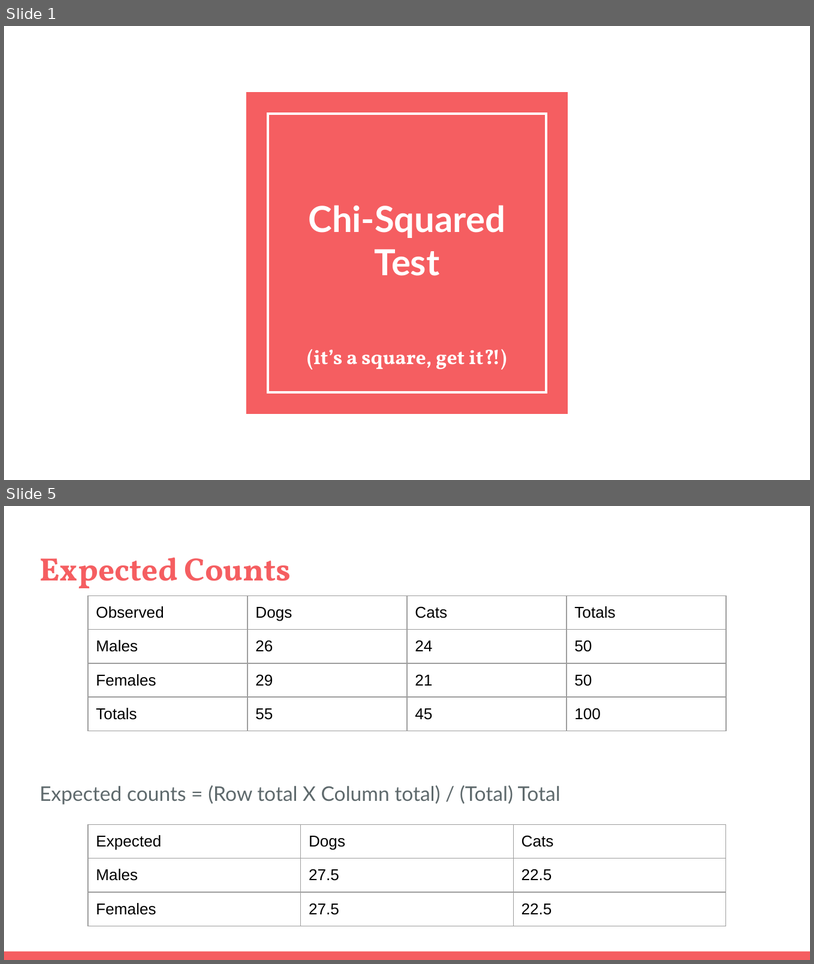
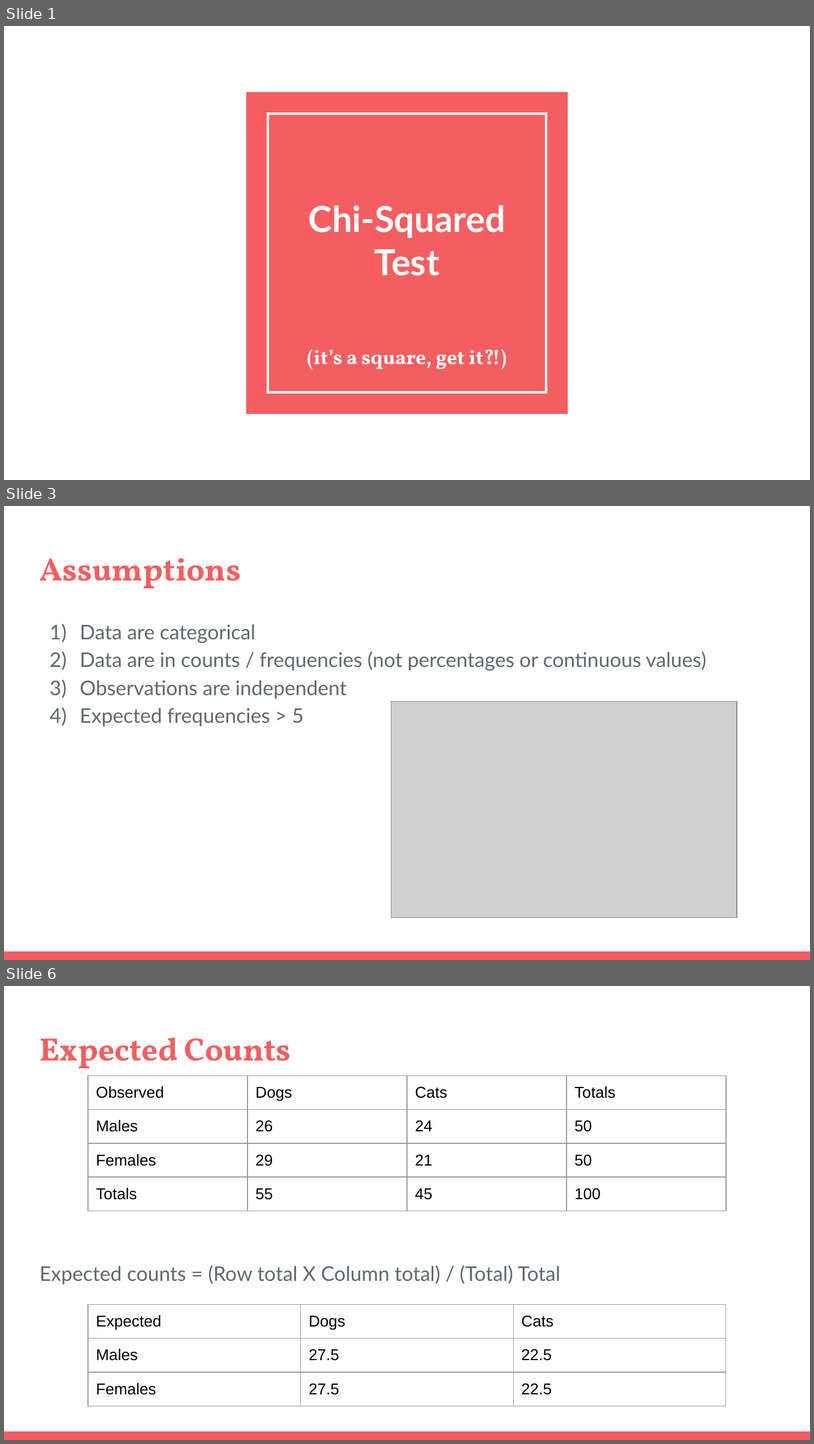
Before and after one commit to rjwrobel86/Python4Statistics, a slide deck: Stuff For Class/Slides/Chi-Squared Tests.pptx. Shown one above the other, each under a label of ours: slides 1 and 5 before the commit, slides 1, 3 and 6 after it; the slides between them are not shown. The pictures are 814x964 and 814x1444 pixels, drawn with LibreOffice and Linux fonts; fonts in the diff are those of the drawing; grey boxes stand for pictures. Boxes give left, top, right and bottom in pixels: in the first picture for what was removed or moved away, otherwise in the second. Text is boxed around its words. In the diff, an @@ line names an element or a change of style, - is before the commit and + after.

```diff
--- a/Stuff For Class/Slides/Chi-Squared Tests.pptx
+++ b/Stuff For Class/Slides/Chi-Squared Tests.pptx
@@ slide 3 added at bbox=[4, 506, 810, 960], background #FFFFFF; not listed: 1 template element that a slide beside it also shows @@
@@ title added at bbox=[39, 558, 241, 588], 28.8 pt, text #F55E61, bold @@
+Assumptions
@@ text added at bbox=[80, 624, 707, 726], 18 pt, text #5E696C @@
+1) Data are categorical
+2) Data are in counts / frequencies (not percentages or continuous values)
+3) Observations are independent
+4) Expected frequencies > 5
@@ picture added at bbox=[391, 701, 737, 917] @@
@@ what was slide 5 is now slide 6 @@
```
Also in this commit, not shown: 4 slides changed, 1 other slide added, 29 other files.
